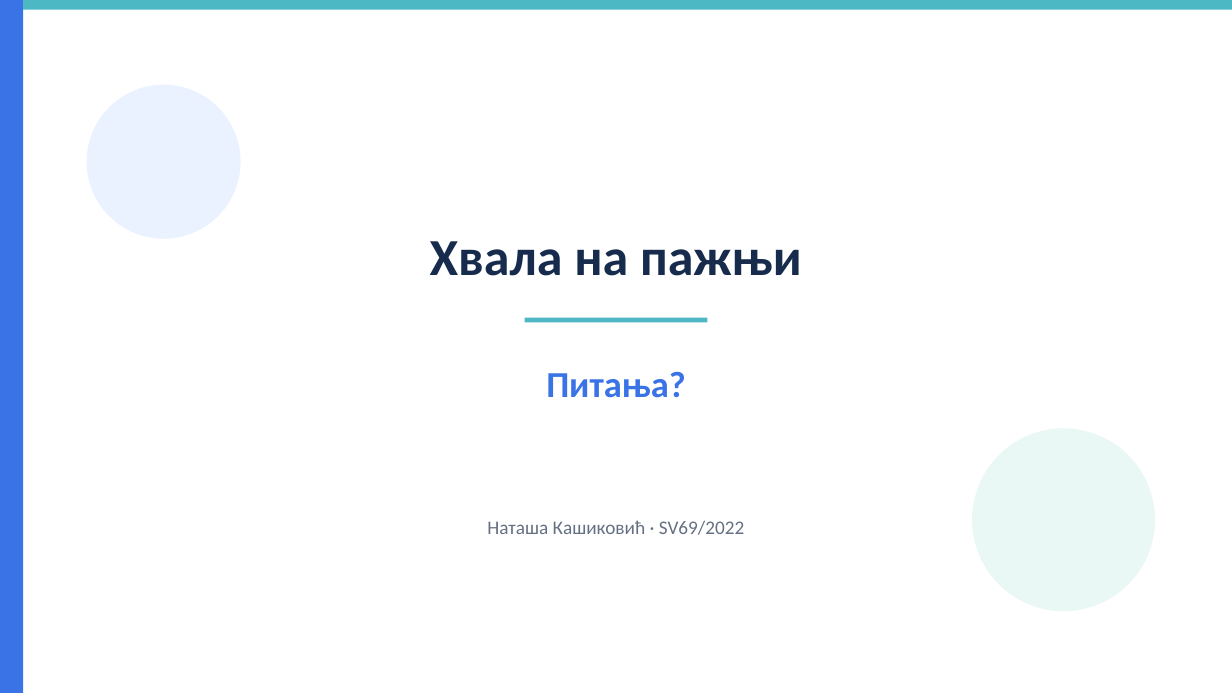
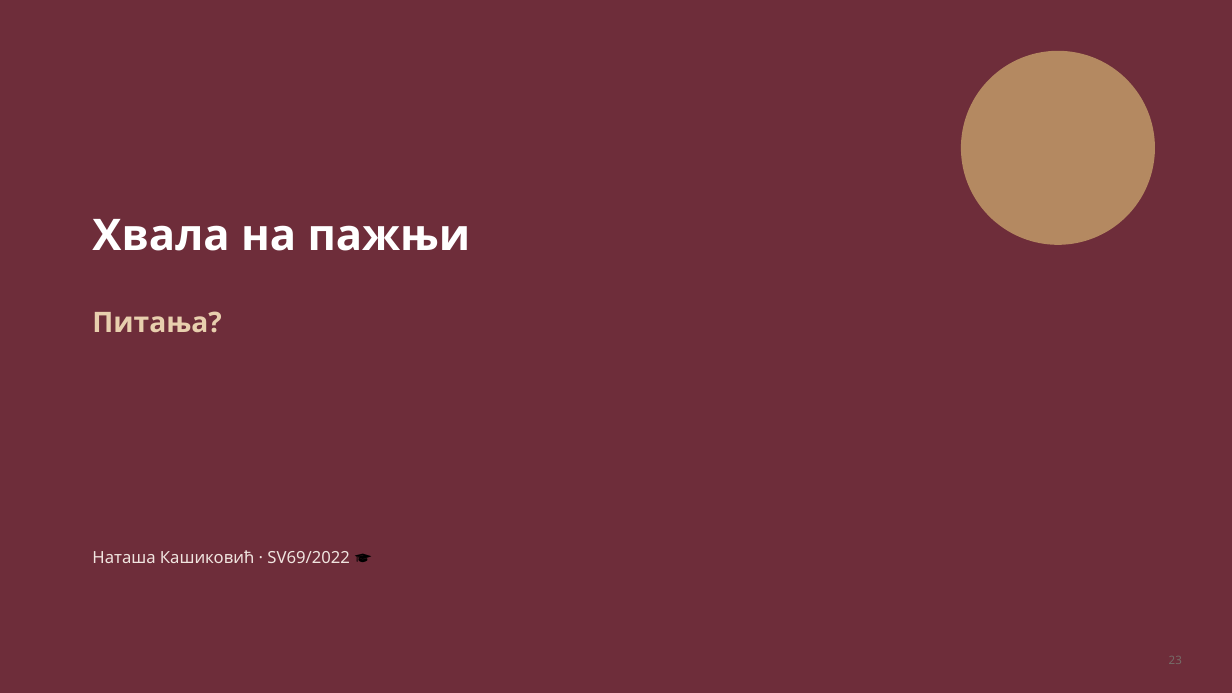
Before and after one commit to natasakasikovic/bachelors, a slide deck: slide 22 of presentation.pptx (slide 13 before the commit). Drawn at 1232x693 pixels with LibreOffice and Linux fonts; fonts in the diff are those of the drawing. Boxes give left, top, right and bottom in pixels: in the first picture for what was removed or moved away, otherwise in the second. Text is boxed around its words. In the diff, an @@ line names an element or a change of style, - is before the commit and + after.

```diff
--- a/presentation.pptx
+++ b/presentation.pptx
@@ background #FFFFFF to #6E2D3A @@
@@ rectangle removed at box(0, 0, 23, 693) @@
@@ rectangle added at box(0, 0, 1232, 11), fill #C6A06B, outline #C6A06B 1 pt @@
@@ rectangle added at box(0, 0, 15, 693), fill #6E2D3A, outline #6E2D3A 1 pt @@
@@ rectangle added at box(0, 0, 1232, 693), fill #6E2D3A, outline #6E2D3A 1 pt @@
@@ rectangle removed at box(23, 0, 1232, 9) @@
@@ ellipse added at box(961, 51, 1155, 245), fill #C6A06B at 80% opacity @@
@@ ellipse removed at box(87, 85, 241, 239) @@
@@ text "Хвала на пажњи": place and size @@
-text "Хвала на пажњи" at box(430, 241, 802, 276)
+text "Хвала на пажњи" at box(92, 219, 471, 251)
@@ text "Хвала на пажњи" at box(92, 219, 471, 251): size 40.5 to 34 pt, font Calibri to Noto Sans, text colour #172B4D to #FFFFFF; alignment centre to left @@
@@ text "Питања?": place and size @@
-text "Питања?" at box(546, 371, 685, 398)
+text "Питања?" at box(92, 311, 221, 333)
@@ text "Питања?" at box(92, 311, 221, 333): size 28.5 to 22 pt, font Calibri to Noto Sans, text colour #3973E6 to #E8CFAE; alignment centre to left @@
@@ rectangle removed at box(525, 318, 708, 323) @@
@@ ellipse removed at box(972, 429, 1155, 612) @@
@@ text at box(92, 550, 349, 563): text changed; size 15 to 13 pt; font Calibri to Noto Sans; text colour #657083 to #F0E4DF @@
-Наташа Кашиковић · SV69/2022
+Наташа Кашиковић · SV69/2022 🎓
@@ text added at box(1169, 656, 1182, 664), 9 pt, text #766C68 @@
+23
```
Also in this commit, not shown: 6 other slides changed, 15 slides added, 6 slides removed, 2 other files.
